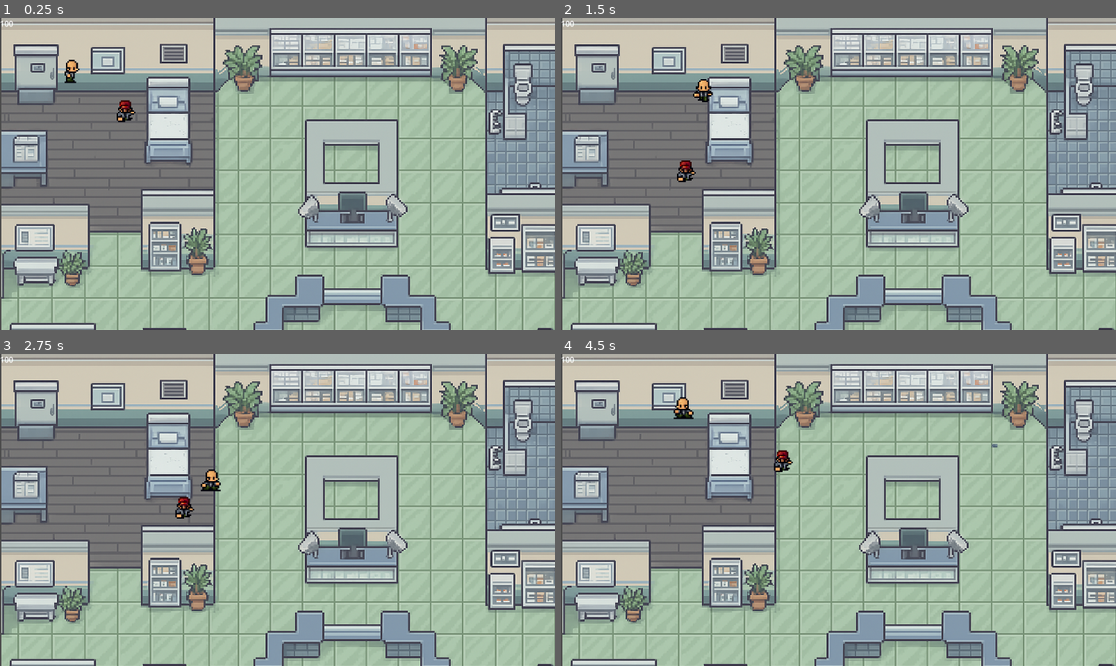
Above: before the commit, frames 1-4 (two rows, left to right).
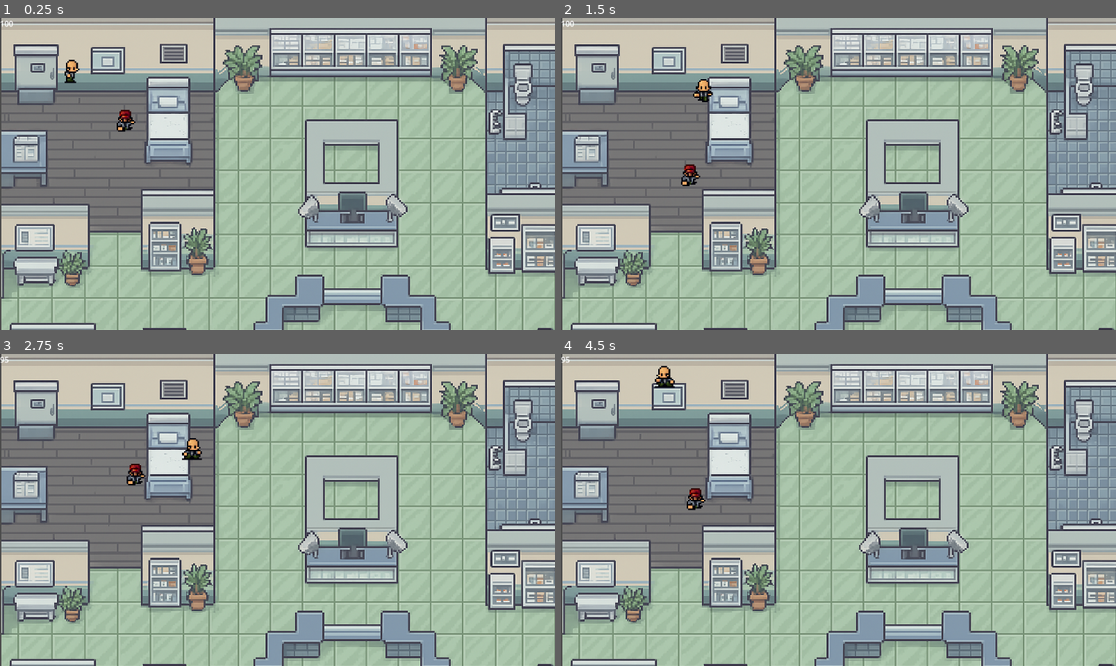
Above: after the commit, the same moments.

Repository: levi-tabosa/trabai_andrea
Game: Godot game, scene res://scenes/main.tscn
Same seed, same stepped clock (60 frames per second), same inputs: the game is played once before the commit and once after it.
Inputs:
- Up to frame 1 (0.25 s): no input
- Up to frame 2 (1.5 s): tap Enter (ui_accept) at 0.5, 0.77 s; hold Right (ui_right) 0.53-1.28 s; tap 1 (select-1) at 0.6 s; hold Down (ui_down) from 1.28 s (still down); tap 2 (select-2) at 1.35 s
- Up to frame 3 (2.75 s): tap Enter (ui_accept) at 1.52 s; release Down (ui_down) at 2.03 s; hold Right (ui_right) from 2.03 s (still down); tap 3 (select-3) at 2.1 s
- Up to frame 4 (4.5 s): release Right (ui_right) at 2.78 s; hold Up (ui_up) 2.78-3.53 s; tap 4 (select-4) at 2.85 s; tap Enter (ui_accept) at 3.02, 3.77 s; hold Left (ui_left) from 3.53 s (still down); tap 5 (select-5) at 3.6 s; tap 6 (select-6) at 4.35 s

The runs differ from the first frame. In frame 1, 0.2% of the frame differs, in the area x 21-25%, y 26-37%; in frame 2, 0.2%; in frame 3, 0.7%; in frame 4, 0.8%, in the area x 0-79%, y 0-51%.

Commit message:
inimigogo bugado mas persegue!

Diff:
--- a/scenes/enemy_path.tscn
+++ b/scenes/enemy_path.tscn
@@ -20,3 +20,4 @@
 
 [node name="Enemy" parent="PathFollow2D" instance=ExtResource("2_4jm3e")]
 rotation = -1.5708
+path_node = NodePath("../..")
--- a/scripts/enemy.gd
+++ b/scripts/enemy.gd
@@ -1,24 +1,167 @@
 extends CharacterBody2D
 
+# --- Exports ---
+@export var speed := 100.0
+@export var chase_distance := 100.0
+# IMPORTANT: Assign these NodePaths in the Godot Editor Inspector!
+@export var path_node: NodePath  # Path to the Path2D node for patrolling
+@export var player_node: NodePath # Path to the Player node
 @export var health_component: HealthComponent
 @export var score_value := 10
 
+# --- OnReady Variables ---
+# Removed @onready var main as it wasn't used in this script snippet.
+# Add it back if you need it elsewhere.
+
+# --- Internal Variables ---
+var path_points: Array[Vector2] = [] # INITIALIZE THE ARRAY!
+var current_point_index := 0
+var state := "patrolling"
+var player: Node2D = null # Initialize to null for clarity
+
 func _ready() -> void:
-	add_to_group("mobs")
+	add_to_group("mobs") # Good practice
 
+	# --- Health Component Setup ---
 	if not health_component:
+		print("HealthComponent not assigned in editor, creating default.")
 		health_component = HealthComponent.new()
 		health_component.max_health = 50
-		add_child(health_component)
+		add_child(health_component) # Add the created component as a child
 
-	health_component.health_depleted.connect(_on_death)
+	# Ensure connection only happens if health_component is valid
+	if health_component:
+		# Check if already connected to prevent duplicate connections if _ready is called multiple times (unlikely but safe)
+		if not health_component.health_depleted.is_connected(_on_death):
+			health_component.health_depleted.connect(_on_death)
+	else:
+		printerr("Enemy requires a HealthComponent!") # Print an error if still no component
+
+	# --- Player Node Setup ---
+	if player_node: # Check if the NodePath is assigned
+		player = get_node_or_null(player_node) # Use get_node_or_null for safety
+	else:
+		player = get_tree().get_root().get_node("main").get_node("player")
+		print(player)
+
+	if not player:
+		printerr("Player node not found or not assigned! Check 'player_node' export variable in the inspector. Path was: ", player_node)
+		# Optionally, disable the enemy or stop processing if player is essential
+		# set_physics_process(false)
+		# return # Exit _ready early if no player
+
+	# --- Path Node Setup ---
+	if path_node: # Check if the NodePath is assigned
+		var path = get_node_or_null(path_node) # Use get_node_or_null
+		if path and path is Path2D:
+			if path.curve and path.curve.get_point_count() > 0:
+				var local_points = path.curve.get_baked_points()
+				if local_points: # Check if baking points worked
+					for local_point in local_points:
+						# Convert point from Path2D's local space to global world space
+						var global_point = path.to_global(local_point)
+						path_points.append(global_point)
+					print("Path points loaded: ", path_points.size())
+				else:
+					printerr("Failed to bake points from Path2D curve. Path: ", path_node)
+			else:
+				printerr("Path2D node found, but its curve has no points. Path: ", path_node)
+		elif path:
+			printerr("Node found at 'path_node' is not a Path2D! Path: ", path_node)
+		else:
+			printerr("Path node not found! Check 'path_node' export variable in the inspector. Path was: ", path_node)
+	else:
+		printerr("'path_node' export variable not assigned in the inspector.")
+
+	# Check if path points were successfully loaded
+	if path_points.size() == 0:
+		printerr("No path points loaded. Enemy will not patrol.")
+		# Decide behavior: Maybe default to chasing? Or stay idle?
+		# state = "idle" # Or maybe "chasing" if player exists?
+
+
+func _physics_process(delta: float) -> void:
+	# --- Essential Checks ---
+	# If player is missing OR if patrolling but no path points exist, do nothing.
+	if not player or (state == "patrolling" and path_points.size() == 0):
+		# Optional: Print a warning periodically, but avoid flooding the console
+		# print("Enemy cannot process: Player missing or no path points for patrolling.")
+		velocity = Vector2.ZERO # Stop moving
+		move_and_slide() # Apply zero velocity
+		return # Stop further processing in this frame
+
+	# --- State Logic ---
+	var distance_to_player = global_position.distance_to(player.global_position)
+
+	# Determine state based on distance
+	if distance_to_player < chase_distance:
+		state = "chasing"
+	elif state == "chasing" and distance_to_player > chase_distance + 20: # Hysteresis (add a buffer)
+		# Only switch back to patrolling if there are path points to follow
+		if path_points.size() > 0:
+			state = "patrolling"
+			# Optional: Find the closest path point to resume patrolling smoothly
+			# current_point_index = find_closest_path_point()
+		else:
+			# If no path, maybe go idle or keep chasing? Decide behavior.
+			# For now, just stay chasing if no path to return to.
+			pass # Keep chasing
+
+
+	# --- Movement Logic ---
+	if state == "patrolling":
+		# Move toward the current path point
+		if path_points.size() > 0: # Double-check path points exist
+			var target_point = path_points[current_point_index]
+			var direction = (target_point - global_position).normalized()
+			velocity = direction * speed
+
+			# Check if close enough to the target point
+			if global_position.distance_to(target_point) < 5.0: # Use a small threshold
+				current_point_index = (current_point_index + 1) % path_points.size()
+		else:
+			# Should not happen due to check at the start, but safety first
+			velocity = Vector2.ZERO
+
+	elif state == "chasing":
+		# Move toward the player
+		var direction = (player.global_position - global_position).normalized()
+		velocity = direction * speed
+
+	# Apply movement
+	move_and_slide()
+
+# Helper function to find the closest path point (optional, for smoother patrol resume)
+# func find_closest_path_point() -> int:
+# 	if path_points.size() == 0:
+# 		return 0
+# 	var closest_index = 0
+# 	var min_dist_sq = -1.0
+#
+# 	for i in range(path_points.size()):
+# 		var dist_sq = global_position.distance_squared_to(path_points[i])
+# 		if min_dist_sq < 0 or dist_sq < min_dist_sq:
+# 			min_dist_sq = dist_sq
+# 			closest_index = i
+# 	return closest_index
 
 func take_damage(amount: int) -> void:
-	health_component.take_damage(amount)
+	if health_component:
+		health_component.take_damage(amount)
 
-	modulate = Color(1, 0, 0)
-	await get_tree().create_timer(0.2).timeout
-	modulate = Color(1, 1, 1)
+		# Visual feedback
+		modulate = Color.RED # Use Color constant
+		# Use await with SceneTreeTimer timeout signal
+		await get_tree().create_timer(0.2).timeout
+		# Ensure the enemy hasn't been freed in the meantime
+		if is_instance_valid(self):
+			modulate = Color.WHITE # Use Color constant
+	else:
+		printerr("Cannot take damage, HealthComponent is missing!")
+
 
 func _on_death() -> void:
-	queue_free()
+	# Add score or other death effects here if needed *before* queue_free
+	# Example: get_tree().call_group("game_manager", "increase_score", score_value)
+	print("Enemy died!")
+	queue_free() # Remove the enemy from the scene
Not shown: 1 places in scenes/hospital.tscn that only renumber resources
Not shown: 1 places in scenes/main.tscn that only renumber resources
